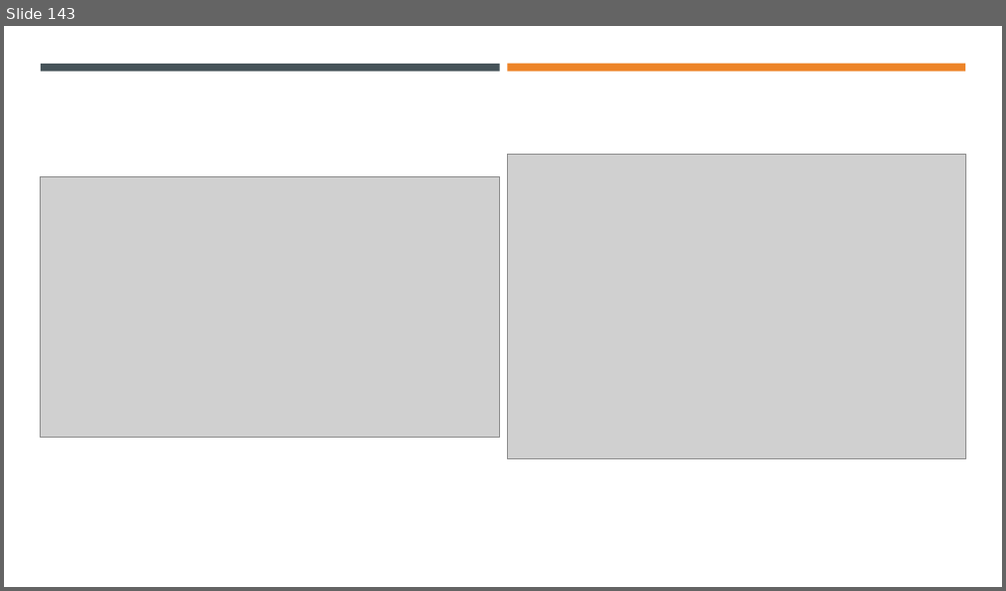
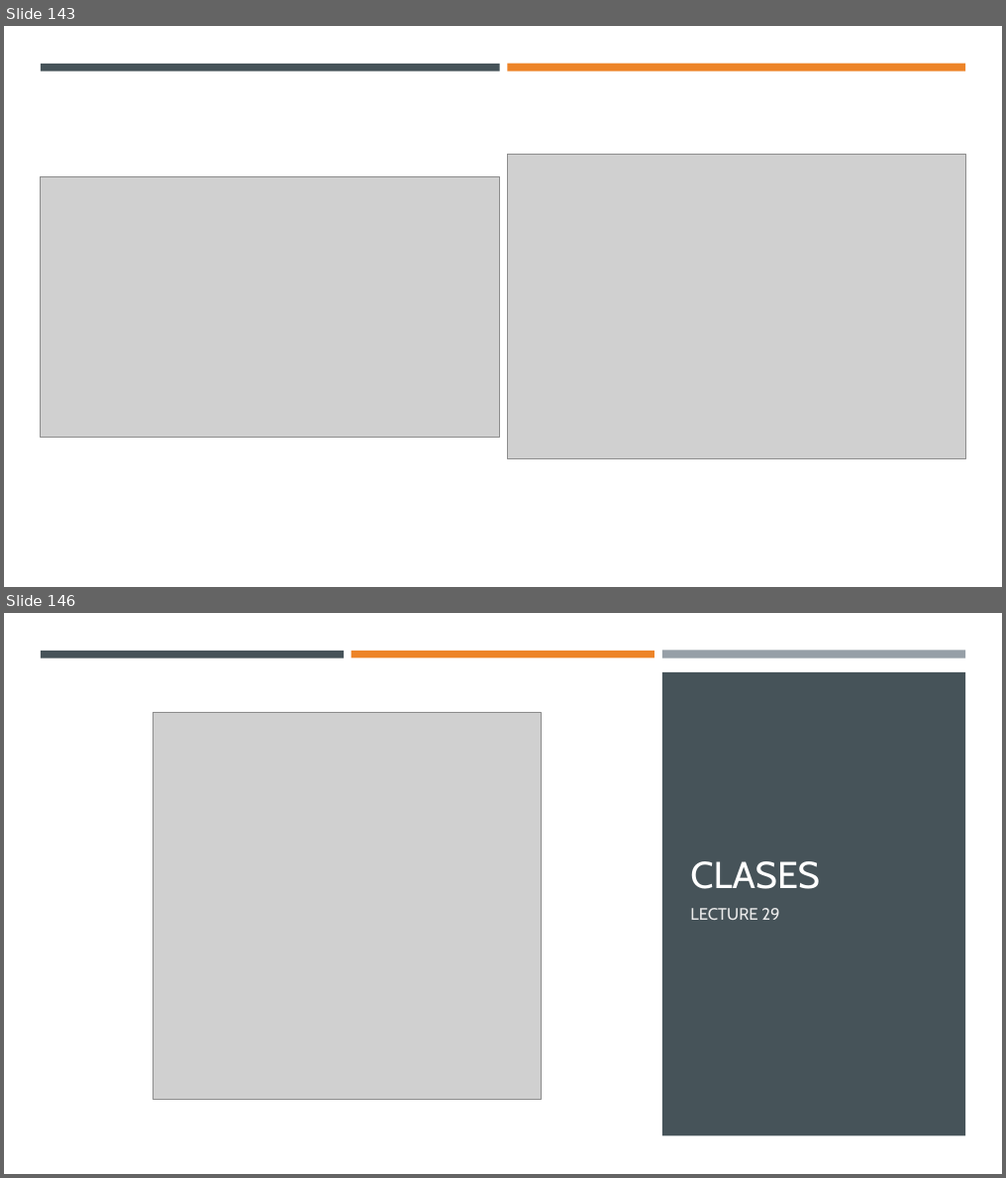
Before and after one commit to Ghost0396/iot, a slide deck: python/Python 3.pptx. Shown one above the other, each under a label of ours: slide 143 before the commit, slides 143 and 146 after it; the slides between them are not shown. The pictures are 1006x591 and 1006x1178 pixels, drawn with LibreOffice and Linux fonts; fonts in the diff are those of the drawing; grey boxes stand for pictures. Boxes give left, top, right and bottom in pixels: in the first picture for what was removed or moved away, otherwise in the second. Text is boxed around its words. In the diff, an @@ line names an element or a change of style, - is before the commit and + after.

```diff
--- a/python/Python 3.pptx
+++ b/python/Python 3.pptx
@@ slide 146 added at [4, 613, 1002, 1174], background #FFFFFF @@
@@ rectangle added at [4, 665, 1002, 1174], fill #FFFFFF @@
@@ rectangle added at [41, 651, 344, 658], fill #465359 @@
@@ rectangle added at [351, 651, 654, 658], fill #ED8428 @@
@@ rectangle added at [662, 651, 965, 659], fill #969FA7 @@
@@ rectangle added at [662, 672, 965, 1137], fill #465359 @@
@@ picture added at [152, 712, 541, 1100] @@
@@ title added at [690, 861, 820, 889], 36 pt, text #FFFFFF @@
+CLASES
@@ text added at [690, 908, 779, 920], 16 pt, text #EBEBEB @@
+LECTURE 29
```
Also in this commit, not shown: 2 other slides added, 1 slide removed, 1 other file.
